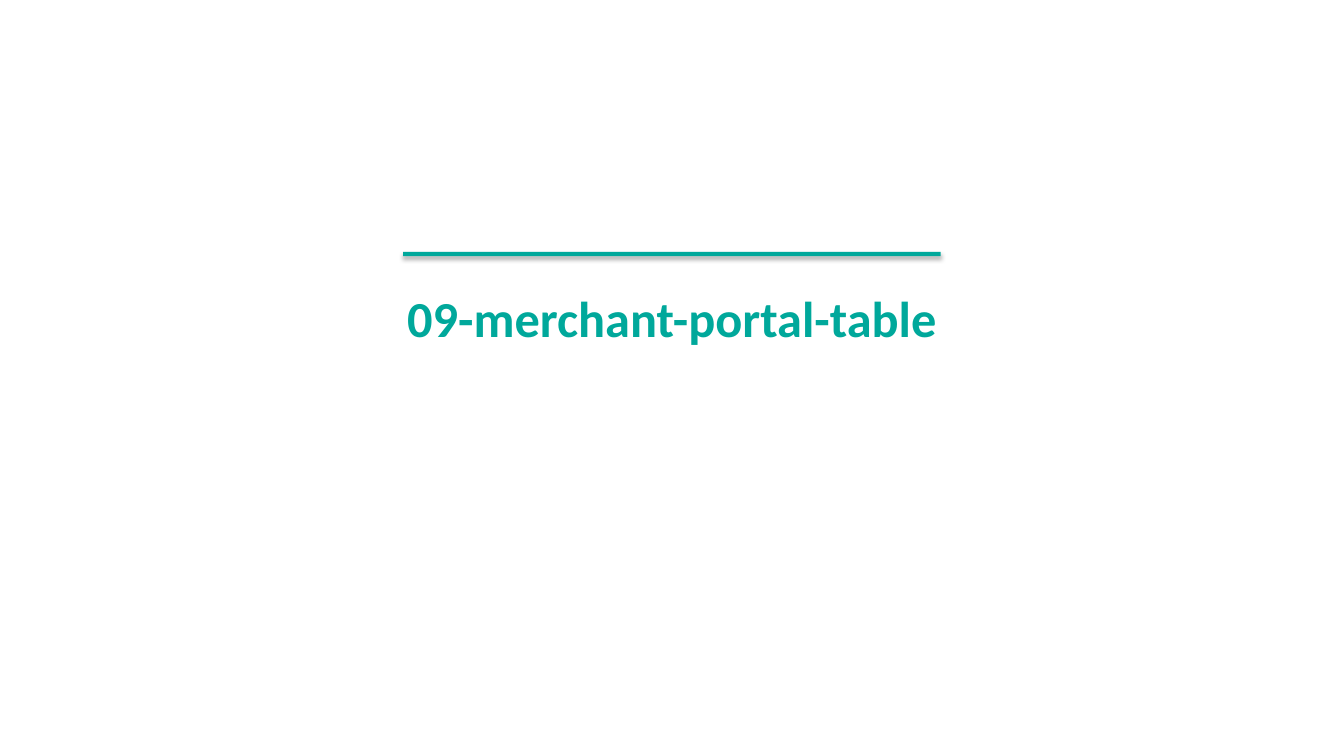
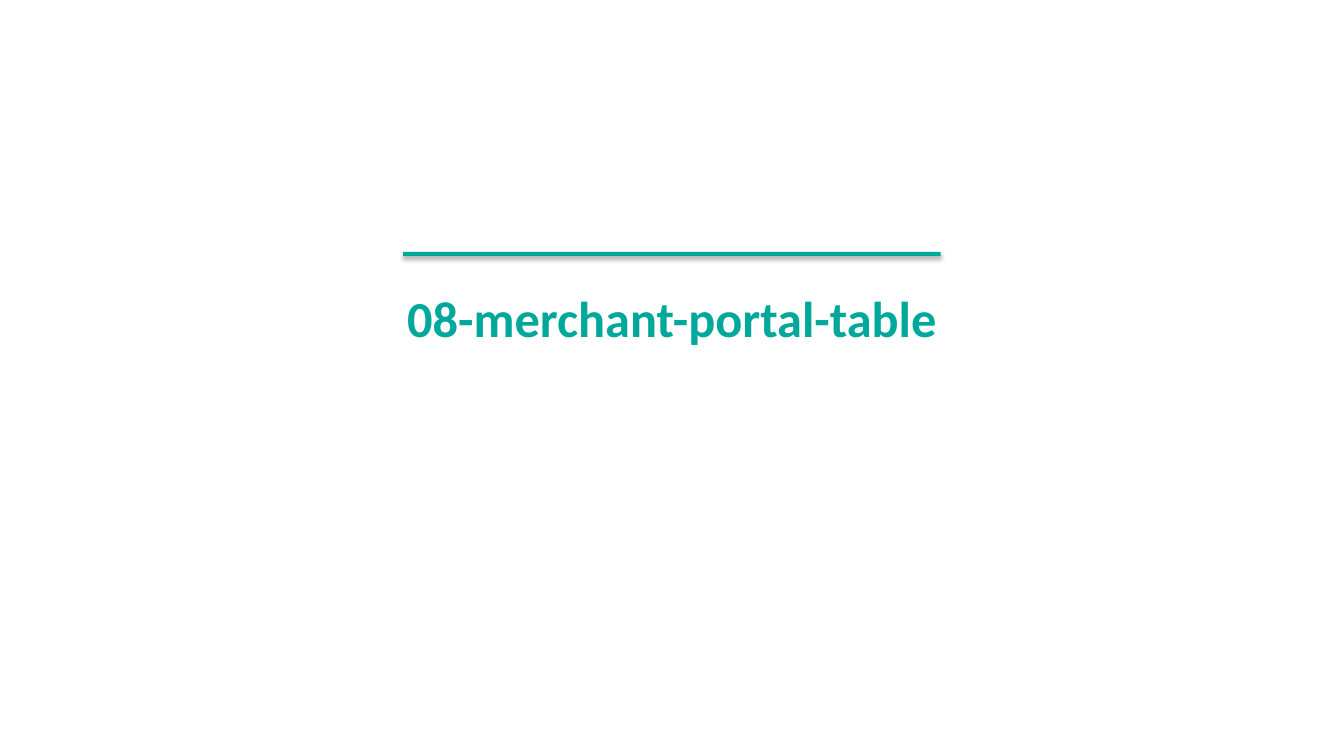
Before and after one commit to spryker-academy/instructor-exercises, a slide deck: slide 177 of guides-pptx/spryker-academy-professional.pptx (slide 202 before the commit). Drawn at 1344x756 pixels with LibreOffice and Linux fonts; fonts in the diff are those of the drawing. Boxes give left, top, right and bottom in pixels: in the first picture for what was removed or moved away, otherwise in the second. Text is boxed around its words. In the diff, an @@ line names an element or a change of style, - is before the commit and + after.

```diff
--- a/guides-pptx/spryker-academy-professional.pptx
+++ b/guides-pptx/spryker-academy-professional.pptx
@@ text at <box>407,301,936,345</box>: text changed @@
-09-merchant-portal-table
+08-merchant-portal-table
```
Also in this commit, not shown: 4 other slides changed, 10 other files.
